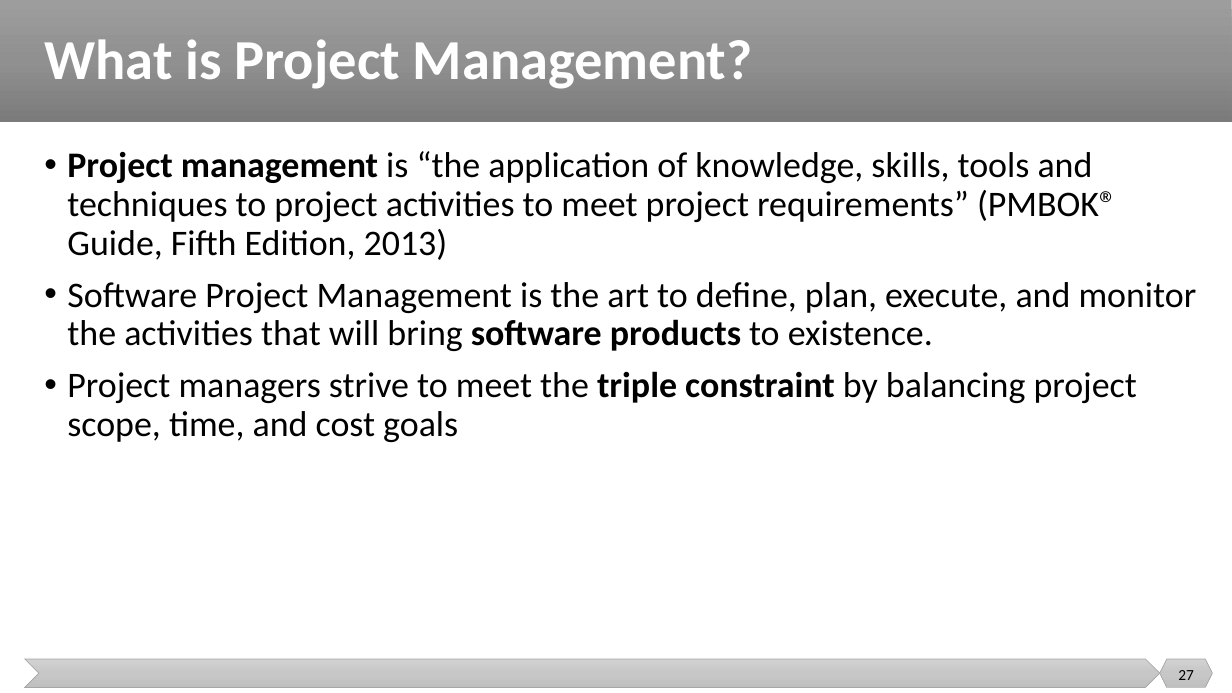
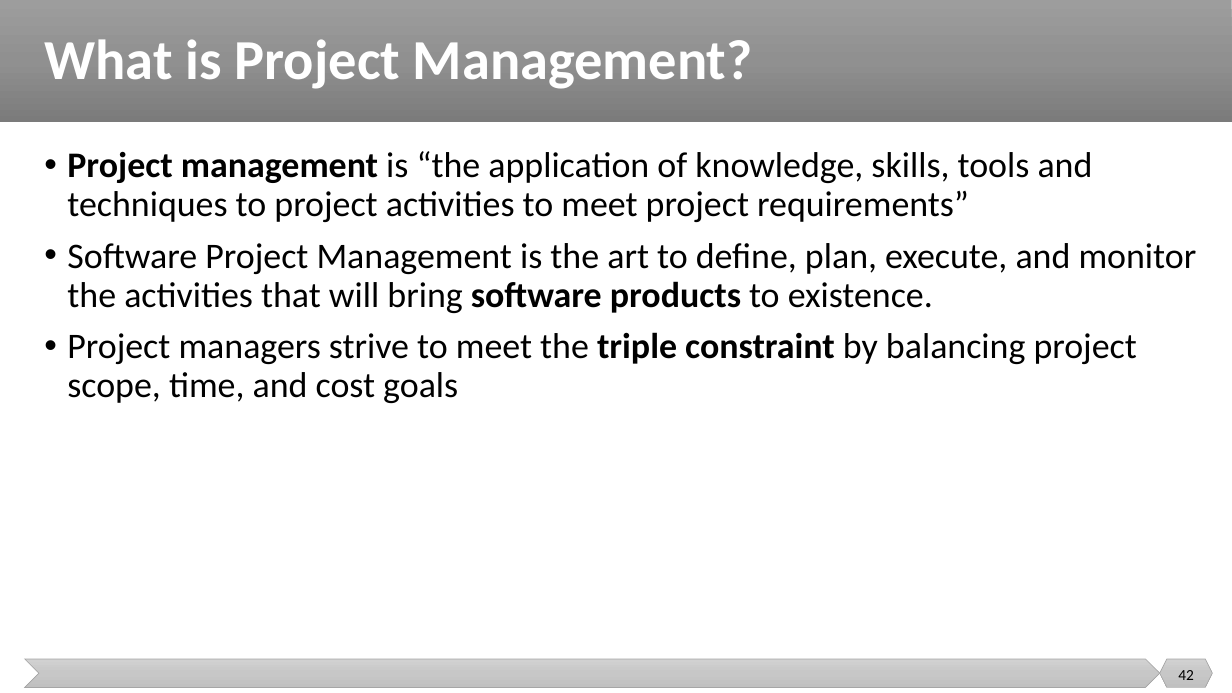
Before and after one commit to malenezi/malenezi, a slide deck: slide 42 of SE423/Lectures/1-Introduction/Introduction.pptx (slide 27 before the commit). Drawn at 1232x693 pixels with LibreOffice and Linux fonts; fonts in the diff are those of the drawing. Boxes give left, top, right and bottom in pixels: in the first picture for what was removed or moved away, otherwise in the second. Text is boxed around its words. In the diff, an @@ line names an element or a change of style, - is before the commit and + after.

```diff
--- a/SE423/Lectures/1-Introduction/Introduction.pptx
+++ b/SE423/Lectures/1-Introduction/Introduction.pptx
@@ text at (67,151,1093,222): text changed @@
-• Project management is “the application of knowledge, skills, tools and techniques to project activities to meet project requirements” (PMBOK® Guide, Fifth Edition, 2013)
+• Project management is “the application of knowledge, skills, tools and techniques to project activities to meet project requirements”
@@ page number at (1178,670,1194,680): text changed @@
-27
+42
```
Also in this commit, not shown: 7 other slides changed, 3 slides added, 5 slides removed.
